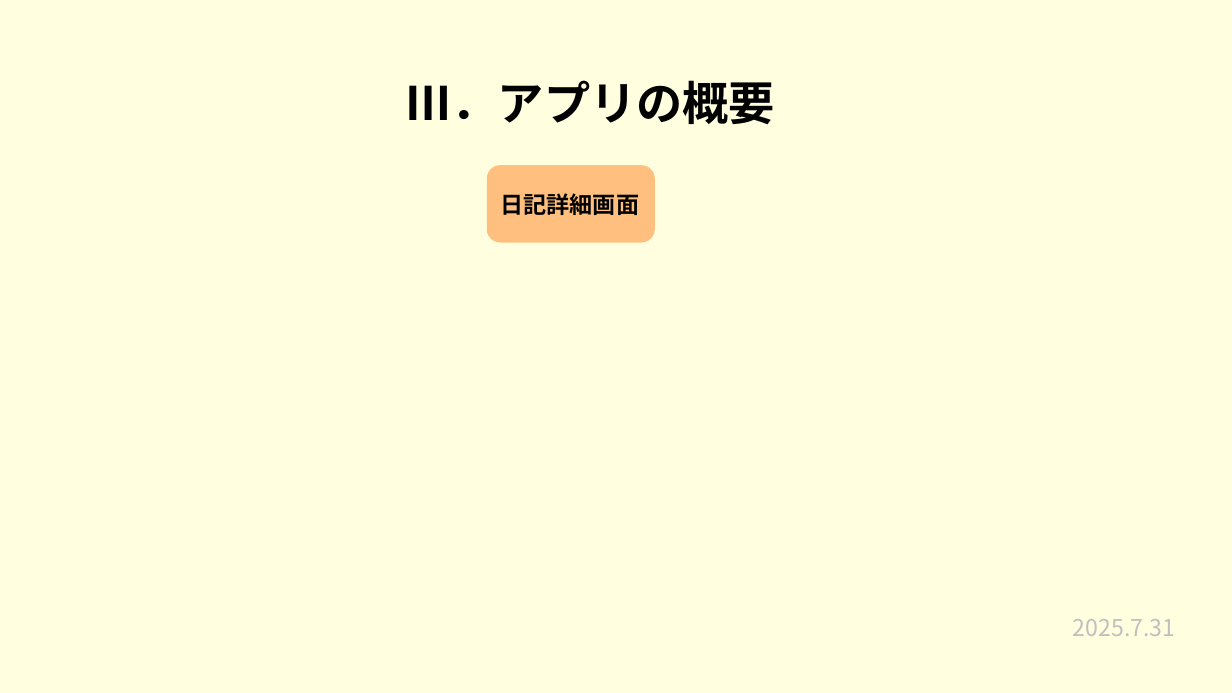
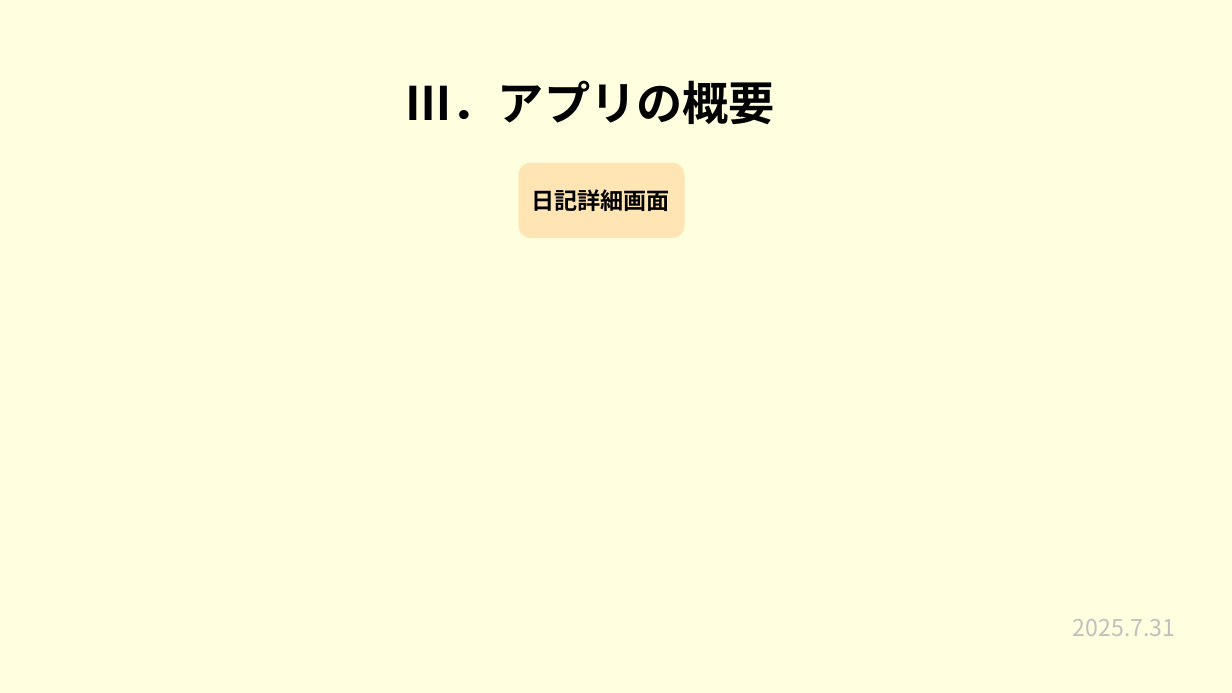
Before and after one commit to plusdojo2025/a2-7, a slide deck: slide 8 of 発表準備/7月成果発表会.pptx. Drawn at 1232x693 pixels with LibreOffice and Linux fonts; fonts in the diff are those of the drawing. Boxes give left, top, right and bottom in pixels: in the first picture for what was removed or moved away, otherwise in the second. Text is boxed around its words. In the diff, an @@ line names an element or a change of style, - is before the commit and + after.

```diff
--- a/発表準備/7月成果発表会.pptx
+++ b/発表準備/7月成果発表会.pptx
@@ rounded rectangle "日記詳細画面": place and size @@
-rounded rectangle "日記詳細画面" at box(488, 166, 654, 242)
+rounded rectangle "日記詳細画面" at box(518, 163, 685, 238)
@@ rounded rectangle "日記詳細画面" at box(518, 163, 685, 238): fill #FFBF7F to #FFE5B4; outline #FFBF7F 1.5 pt to none @@
```
Also in this commit, not shown: 7 other slides changed.
